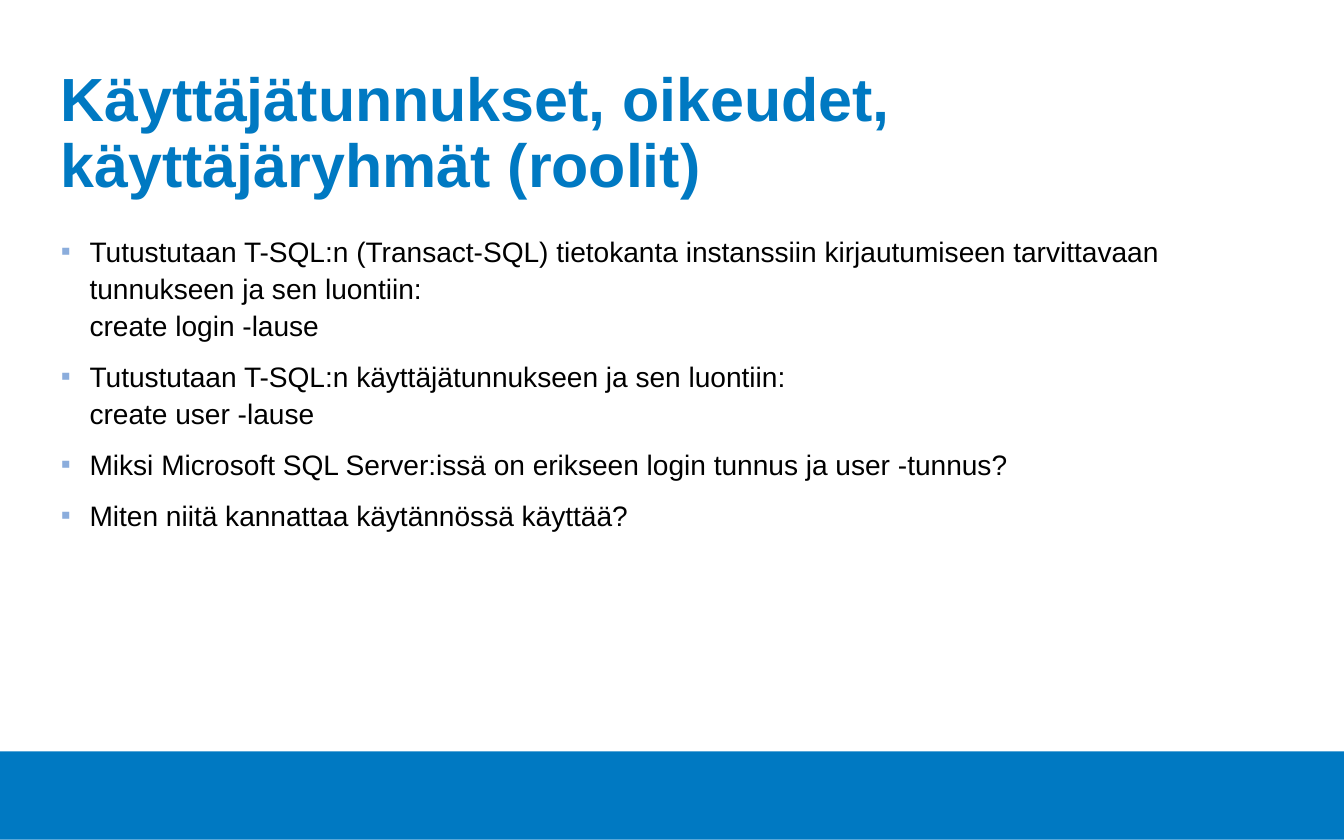
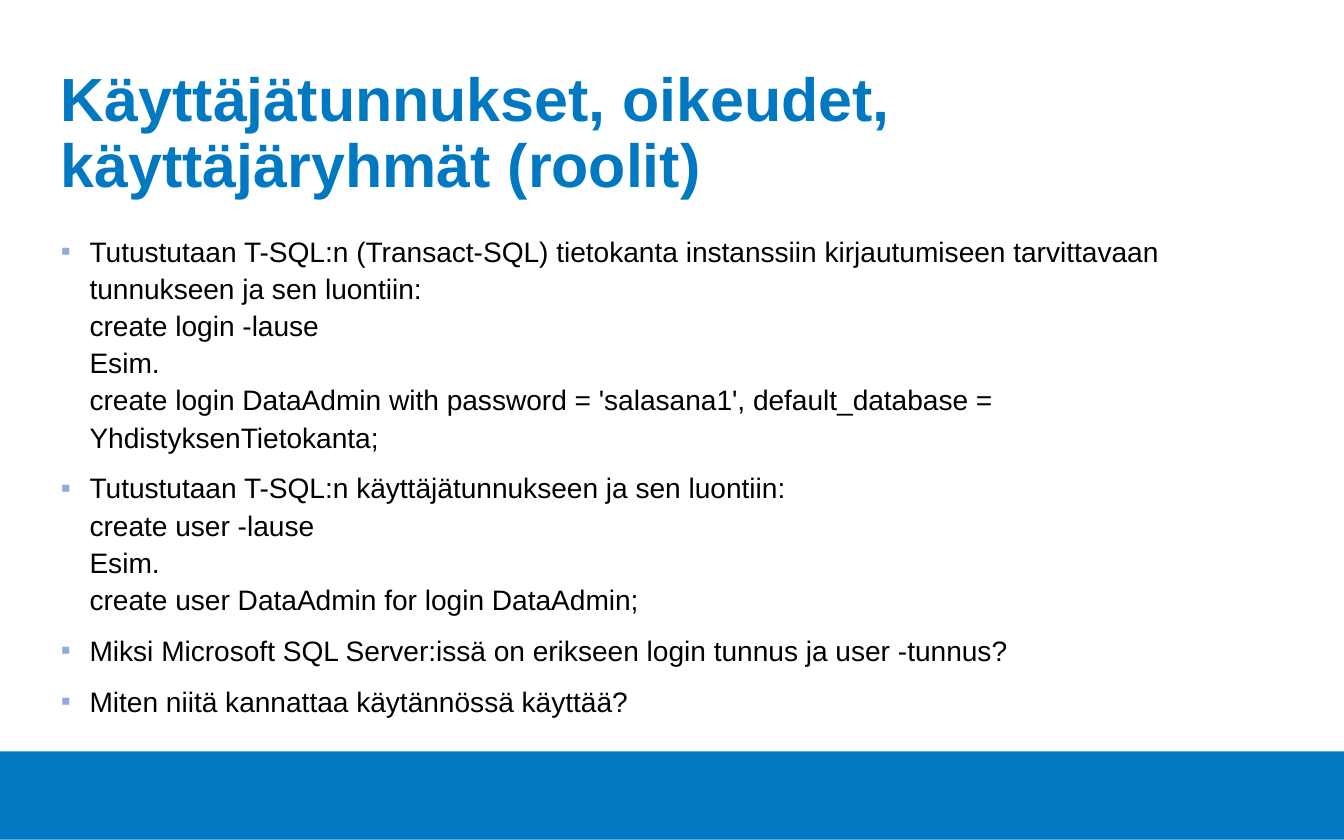
Before and after one commit to Tietokantahallinta/Tietokantahallinta.github.io, a slide deck: slide 2 of luennot/viikko03/Luentokalvot_03.odp. Drawn at 1344x840 pixels with LibreOffice and Linux fonts; fonts in the diff are those of the drawing; background and template pictures are left out. Boxes give left, top, right and bottom in pixels: in the first picture for what was removed or moved away, otherwise in the second. Text is boxed around its words. In the diff, an @@ line names an element or a change of style, - is before the commit and + after.

```diff
--- a/luennot/viikko03/Luentokalvot_03.odp
+++ b/luennot/viikko03/Luentokalvot_03.odp
@@ text at <box>90,241,1158,615</box>: text changed @@
-▪ Tutustutaan T-SQL:n (Transact-SQL) tietokanta instanssiin kirjautumiseen tarvittavaan tunnukseen ja sen luontiin:
-  create login -lause
-▪ Tutustutaan T-SQL:n käyttäjätunnukseen ja sen luontiin:
-  create user -lause
+▪ Tutustutaan T-SQL:n (Transact-SQL) tietokanta instanssiin kirjautumiseen tarvittavaan tunnukseen ja sen luontiin:
+  create login -lause
+  Esim.
+  create login DataAdmin with password = 'salasana1', default_database = YhdistyksenTietokanta;
+▪ Tutustutaan T-SQL:n käyttäjätunnukseen ja sen luontiin:
+  create user -lause
+  Esim.
+  create user DataAdmin for login DataAdmin;
```
Also in this commit, not shown: 3 other slides changed, 2 slides added, 3 other files.
